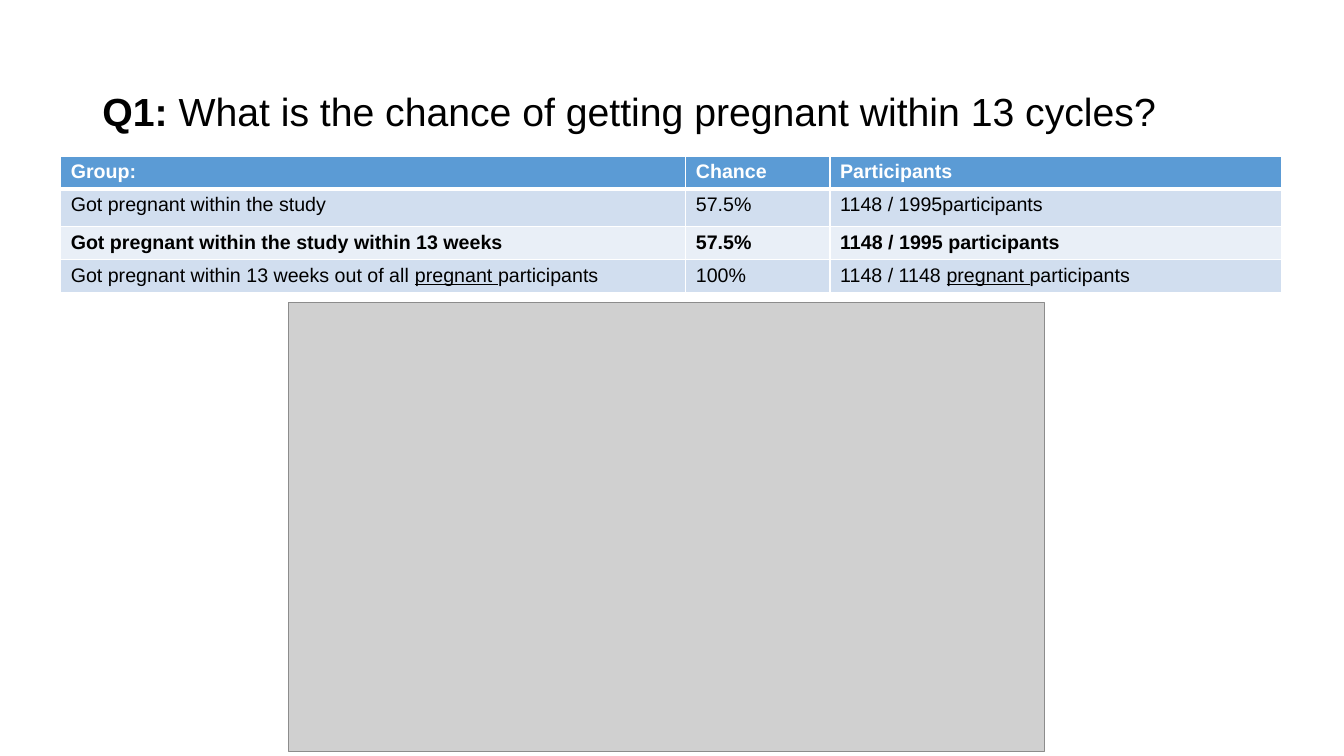
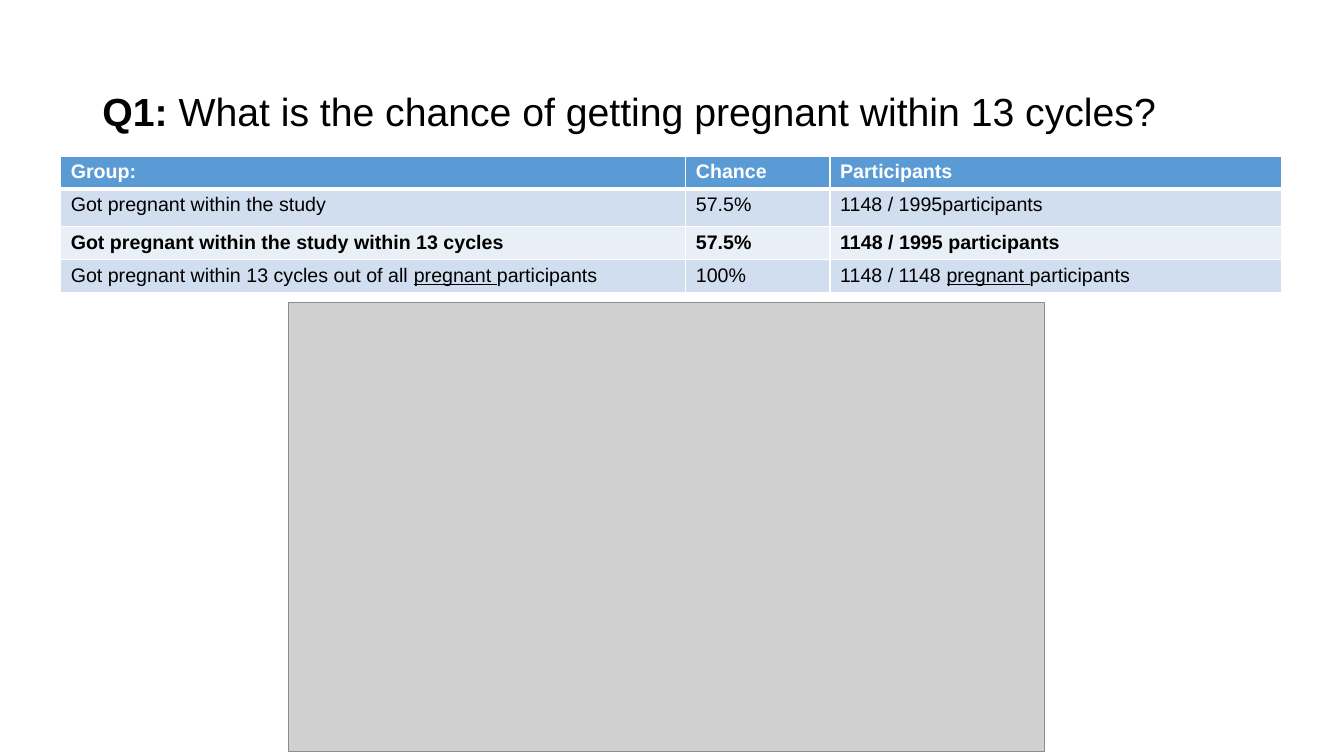
Before and after one commit to JeroenBuil/natural-cycles-assignment, a slide deck: slide 10 of reports/Natural Cycles - Assignment Report - Jeroen Buil.pptx. Drawn at 1344x756 pixels with LibreOffice and Linux fonts; fonts in the diff are those of the drawing; grey boxes stand for pictures. Boxes give left, top, right and bottom in pixels: in the first picture for what was removed or moved away, otherwise in the second. Text is boxed around its words. In the diff, an @@ line names an element or a change of style, - is before the commit and + after.

```diff
--- a/reports/Natural Cycles - Assignment Report - Jeroen Buil.pptx
+++ b/reports/Natural Cycles - Assignment Report - Jeroen Buil.pptx
@@ table at [60,156,1281,296] @@
-row 3, column 1: Got pregnant within the study within 13 weeks
+row 3, column 1: Got pregnant within the study within 13 cycles
-row 4, column 1: Got pregnant within 13 weeks out of all pregnant participants
+row 4, column 1: Got pregnant within 13 cycles out of all pregnant participants
```
Also in this commit, not shown: 4 other slides changed, 16 other files.
